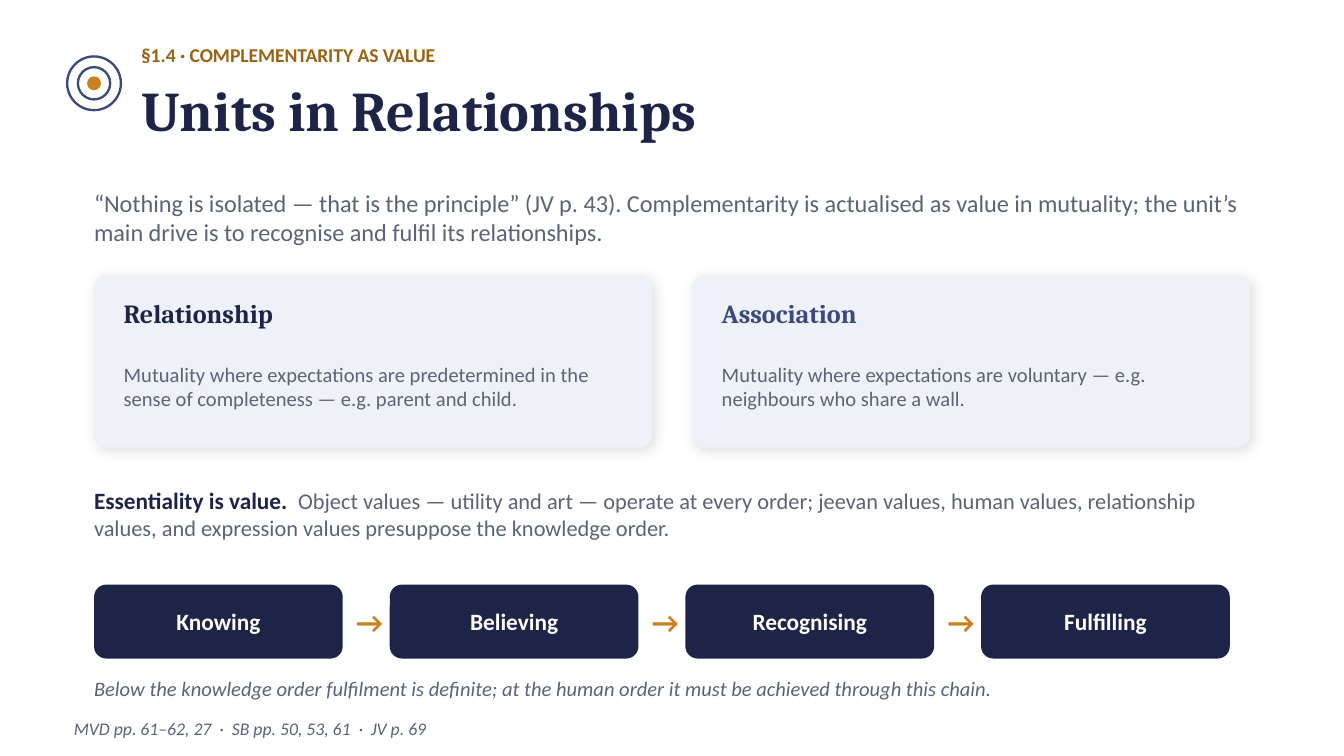
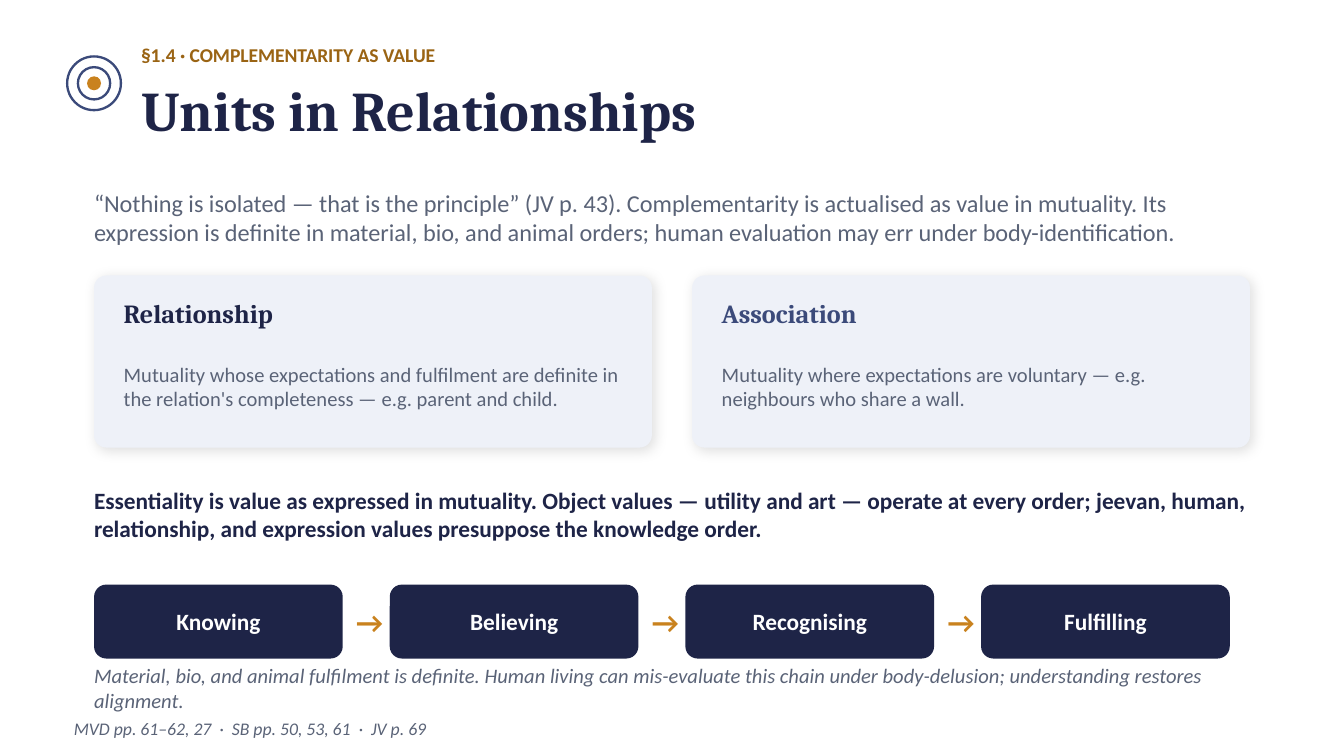
Before and after one commit to raghavamohan/AnalyticMadhyasthDarshan, a slide deck: slide 8 of Studies/The-Ontology-of-Coexistence/The-Ontology-of-Existence-Madhyasth-Darshan.pptx. Drawn at 1344x756 pixels with LibreOffice and Linux fonts; fonts in the diff are those of the drawing. Boxes give left, top, right and bottom in pixels: in the first picture for what was removed or moved away, otherwise in the second. Text is boxed around its words. In the diff, an @@ line names an element or a change of style, - is before the commit and + after.

Commit message:
Revise ontology around definite mutuality

```diff
--- a/Studies/The-Ontology-of-Coexistence/The-Ontology-of-Existence-Madhyasth-Darshan.pptx
+++ b/Studies/The-Ontology-of-Coexistence/The-Ontology-of-Existence-Madhyasth-Darshan.pptx
@@ text at (94, 194, 1175, 245): text changed @@
-“Nothing is isolated — that is the principle” (JV p. 43). Complementarity is actualised as value in mutuality; the unit’s main drive is to recognise and fulfil its relationships.
+“Nothing is isolated — that is the principle” (JV p. 43). Complementarity is actualised as value in mutuality. Its expression is definite in material, bio, and animal orders; human evaluation may err under body-identification.
@@ text at (124, 368, 619, 410): text changed @@
-Mutuality where expectations are predetermined in the sense of completeness — e.g. parent and child.
+Mutuality whose expectations and fulfilment are definite in the relation's completeness — e.g. parent and child.
@@ text at (94, 492, 1245, 541): text changed; size 12 to 12.5 pt; text colour #5A6377 to #1E2447; bold on @@
-Essentiality is value. Object values — utility and art — operate at every order; jeevan values, human values, relationship values, and expression values presuppose the knowledge order.
+Essentiality is value as expressed in mutuality. Object values — utility and art — operate at every order; jeevan, human, relationship, and expression values presuppose the knowledge order.
@@ text at (94, 668, 1202, 712): text changed @@
-Below the knowledge order fulfilment is definite; at the human order it must be achieved through this chain.
+Material, bio, and animal fulfilment is definite. Human living can mis-evaluate this chain under body-delusion; understanding restores alignment.
```
Also in this commit, not shown: 12 other slides changed, 12 other files.
